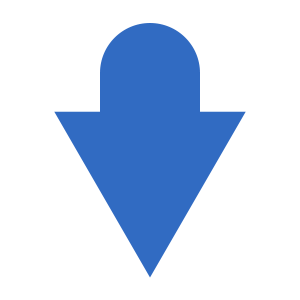
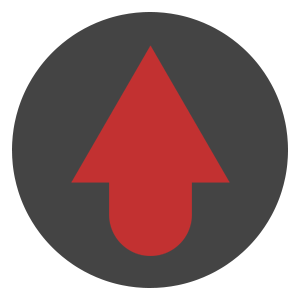
Layered file, before and after one edit (300px x 300px). Changes by layer:
renamed "UP copy" to "DOWN", hid the group it (2 layers) over (x1=54, y1=23, x2=246, y2=278)
painted on "Layer 19" (1st of 2, in "ALL" › "ARROWS" › "DOWN") over (x1=54, y1=111, x2=246, y2=278)
painted on "Layer 18" (1st of 2, in "ALL" › "ARROWS" › "DOWN") over (x1=100, y1=23, x2=200, y2=141)
showed group "UP" (2 layers) over (x1=54, y1=23, x2=246, y2=278)
painted on "Layer 19" (2nd of 2, in "ALL" › "ARROWS" › "UP") over (x1=54, y1=23, x2=246, y2=190)
painted on "Layer 18" (2nd of 2, in "ALL" › "ARROWS" › "UP") over (x1=100, y1=160, x2=200, y2=278)
added layer "Layer 20" in group "ALL" over (x1=12, y1=12, x2=288, y2=288)
showed group "WEATHER (MOON)" (1 layers) over (x1=26, y1=23, x2=277, y2=277)
